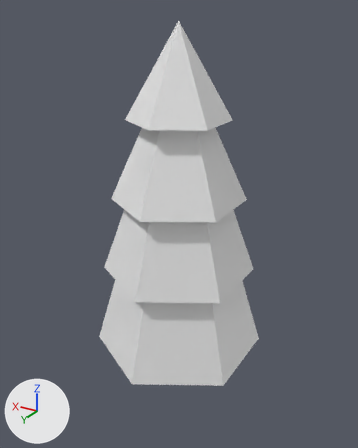
A saved change to the FBX model hovership/Assets/Meshes/tree_pine.fbx.
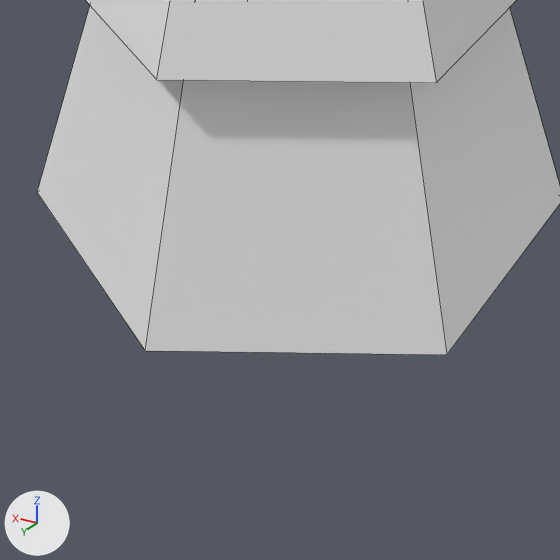
Each version appears first whole from a 50 mm lens placed at (-6.19, 10.72, 9.77), pointed at (0.12, 0.2, 4.51), and next in a close-up on the part from 25% to 72% of the width and 62% to 100% of the height. The axes (+X, +Y, +Z) are drawn at lower left. The lights are the same throughout. The close-ups show mesh edges as thin lines. Where no turn or scale is listed for an object, it has been applied to the vertices.
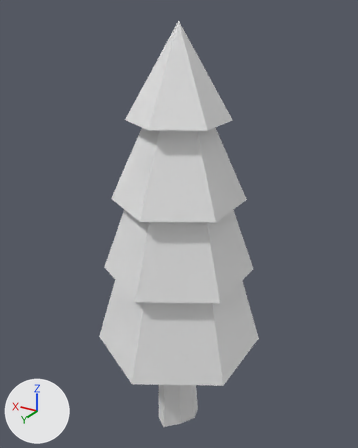
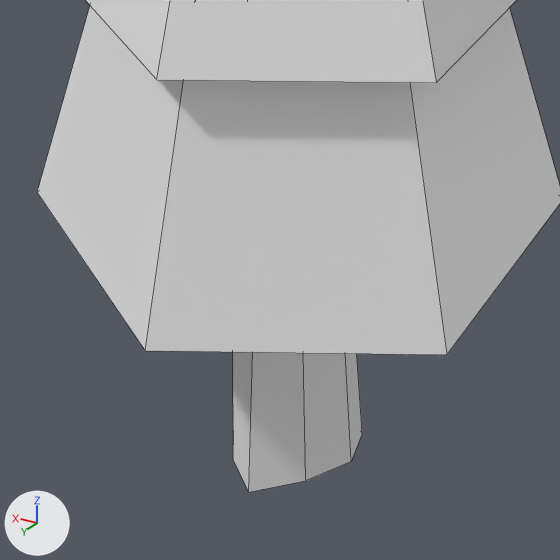
The newer file is also turned or shifted as a whole; pictures and numbers use the older file's frame.

What the commit changed:
me_cylinder has 52 vertices, 45 faces and spans x -2.03..2.0, y -1.87..2.74, z -3.99..5.77.
me_cylinder is used by ob_cylinder; location (0.0, 0.0, 3.8).
Before the commit, vertices of me_cylinder: 0 (0.09, 1.16, -3.99), 1 (0.43, 0.9, -3.99), 2 (0.72, 0.45, -3.99), 3 (0.61, 0.07, -3.99), 4 (0.02, -0.26, -3.96).
Before the commit, vertices of me_cylinder: 5 (-0.45, -0.02, -3.99), 6 (-0.53, 0.36, -3.99), 7 (-0.29, 0.78, -3.99).
Part 1, on me_cylinder:
Vertices 0 to 7 of me_cylinder move by (0.0, 0.0, -1.64).

Boxes [x1, y1, x2, y2] around the edits, measured in the close-ups (560 x 560 px; the box of a moved part takes in the faces that stretch with it):
'Cylinder', reshaped: before [37, 0, 560, 355]; after [37, 0, 560, 492]
part 1 of me_cylinder, moved or reshaped (not visible before): after [233, 352, 362, 492]
